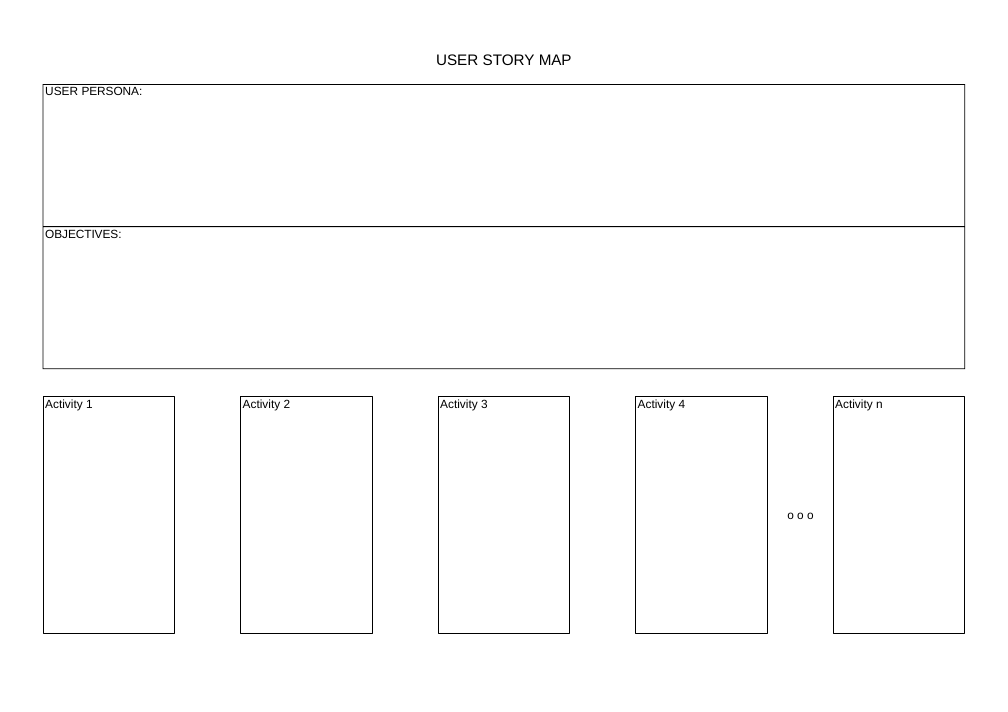
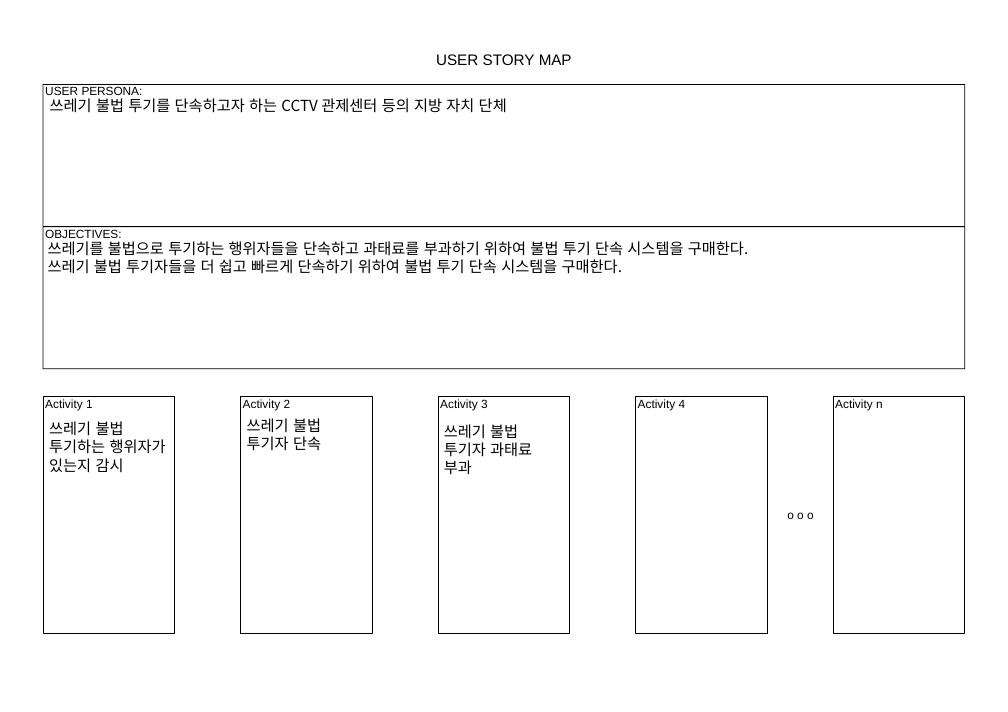
Before and after one commit to Dehkartes/K-Hackaton_11_Zenith, a slide deck: slide 1 of Document/Preliminary Submissions/2. USER STORY MAP.pptx. Drawn at 1008x712 pixels with LibreOffice and Linux fonts; fonts in the diff are those of the drawing. Boxes give left, top, right and bottom in pixels: in the first picture for what was removed or moved away, otherwise in the second. Text is boxed around its words. In the diff, an @@ line names an element or a change of style, - is before the commit and + after.

```diff
--- a/Document/Preliminary Submissions/2. USER STORY MAP.pptx
+++ b/Document/Preliminary Submissions/2. USER STORY MAP.pptx
@@ text added at box(50, 98, 507, 113), 18 pt, text #000000 @@
+쓰레기 불법 투기를 단속하고자 하는 CCTV 관제센터 등의 지방 자치 단체
@@ text added at box(48, 241, 748, 274), 18 pt, text #000000 @@
+쓰레기를 불법으로 투기하는 행위자들을 단속하고 과태료를 부과하기 위하여 불법 투기 단속 시스템을 구매한다.
+쓰레기 불법 투기자들을 더 쉽고 빠르게 단속하기 위하여 불법 투기 단속 시스템을 구매한다.
@@ text added at box(247, 418, 321, 451), 18 pt, text #000000 @@
+쓰레기 불법 투기자 단속
@@ text added at box(49, 421, 166, 473), 18 pt, text #000000 @@
+쓰레기 불법 투기하는 행위자가 있는지 감시
@@ text added at box(444, 424, 532, 475), 18 pt, text #000000 @@
+쓰레기 불법 투기자 과태료 부과
```
Also in this commit, not shown: 1 other slide changed, 3 other files.
